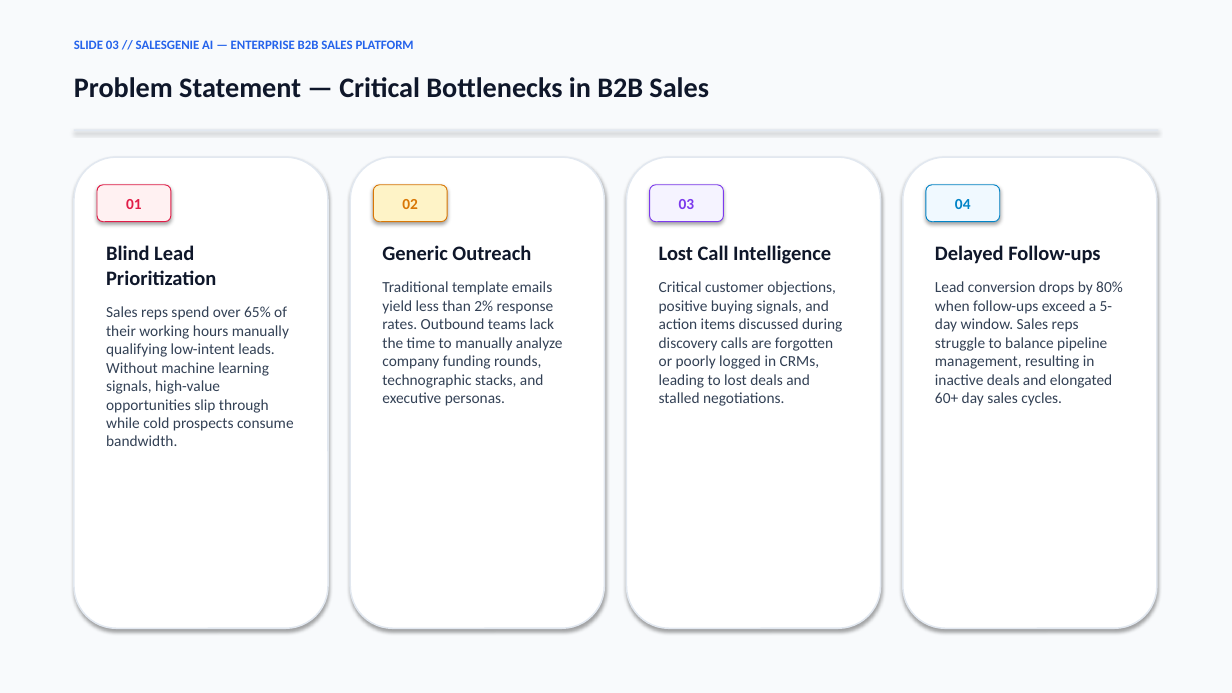
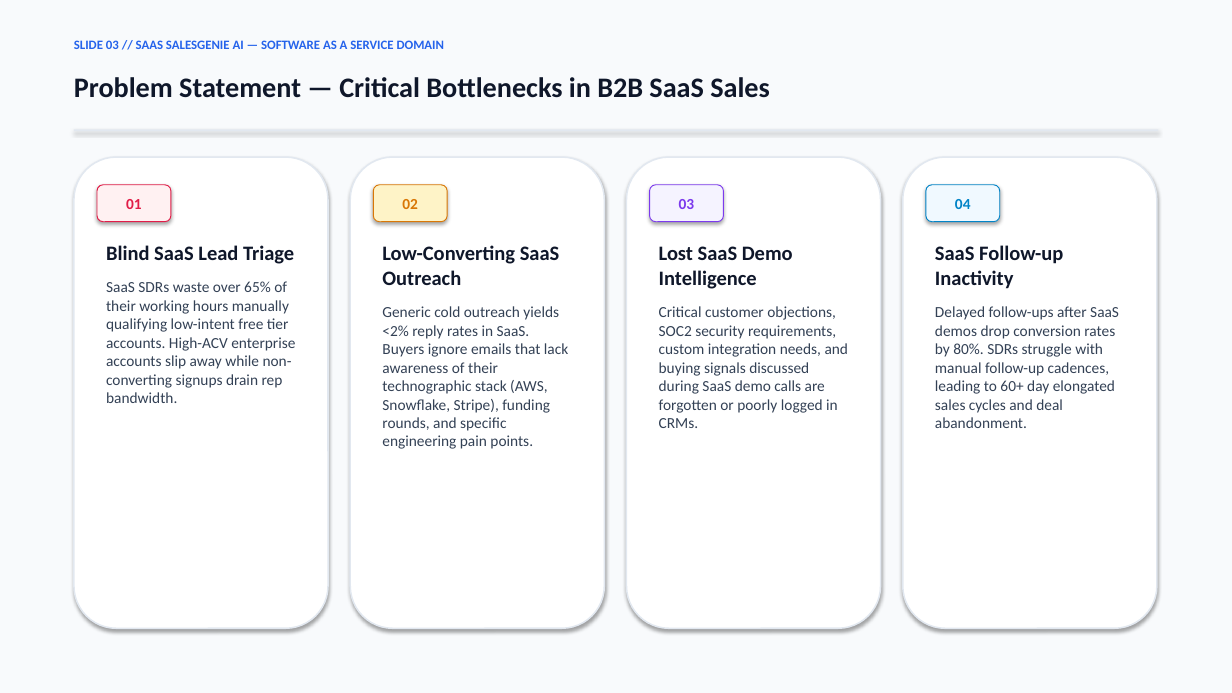
Before and after one commit to shubh152205/SaaS-SalesGenieAI, a slide deck: slide 3 of SalesGenie_AI_Final_Presentation.pptx. Drawn at 1232x693 pixels with LibreOffice and Linux fonts; fonts in the diff are those of the drawing. Boxes give left, top, right and bottom in pixels: in the first picture for what was removed or moved away, otherwise in the second. Text is boxed around its words. In the diff, an @@ line names an element or a change of style, - is before the commit and + after.

Commit message:
feat(saas-domain): specialize all presentation slides, PPT generator, and documentation explicitly for the B2B SaaS (Software as a Service) domain

```diff
--- a/SalesGenie_AI_Final_Presentation.pptx
+++ b/SalesGenie_AI_Final_Presentation.pptx
@@ text at (74, 40, 444, 49): text changed @@
-SLIDE 03 // SALESGENIE AI — ENTERPRISE B2B SALES PLATFORM
+SLIDE 03 // SAAS SALESGENIE AI — SOFTWARE AS A SERVICE DOMAIN
@@ text at (74, 77, 770, 98): text changed @@
-Problem Statement — Critical Bottlenecks in B2B Sales
+Problem Statement — Critical Bottlenecks in B2B SaaS Sales
@@ text at (106, 245, 295, 403): text changed @@
-Blind Lead Prioritization
-Sales reps spend over 65% of their working hours manually qualifying low-intent leads. Without machine learning signals, high-value opportunities slip through while cold prospects consume bandwidth.
+Blind SaaS Lead Triage
+SaaS SDRs waste over 65% of their working hours manually qualifying low-intent free tier accounts. High-ACV enterprise accounts slip away while non-converting signups drain rep bandwidth.
@@ text at (382, 245, 568, 449): text changed @@
-Generic Outreach
-Traditional template emails yield less than 2% response rates. Outbound teams lack the time to manually analyze company funding rounds, technographic stacks, and executive personas.
+Low-Converting SaaS Outreach
+Generic cold outreach yields <2% reply rates in SaaS. Buyers ignore emails that lack awareness of their technographic stack (AWS, Snowflake, Stripe), funding rounds, and specific engineering pain points.
@@ text at (659, 246, 849, 428): text changed @@
-Lost Call Intelligence
-Critical customer objections, positive buying signals, and action items discussed during discovery calls are forgotten or poorly logged in CRMs, leading to lost deals and stalled negotiations.
+Lost SaaS Demo Intelligence
+Critical customer objections, SOC2 security requirements, custom integration needs, and buying signals discussed during SaaS demo calls are forgotten or poorly logged in CRMs.
@@ text at (935, 245, 1119, 428): text changed @@
-Delayed Follow-ups
-Lead conversion drops by 80% when follow-ups exceed a 5-day window. Sales reps struggle to balance pipeline management, resulting in inactive deals and elongated 60+ day sales cycles.
+SaaS Follow-up Inactivity
+Delayed follow-ups after SaaS demos drop conversion rates by 80%. SDRs struggle with manual follow-up cadences, leading to 60+ day elongated sales cycles and deal abandonment.
```
Also in this commit, not shown: 11 other slides changed, 4 other files.
